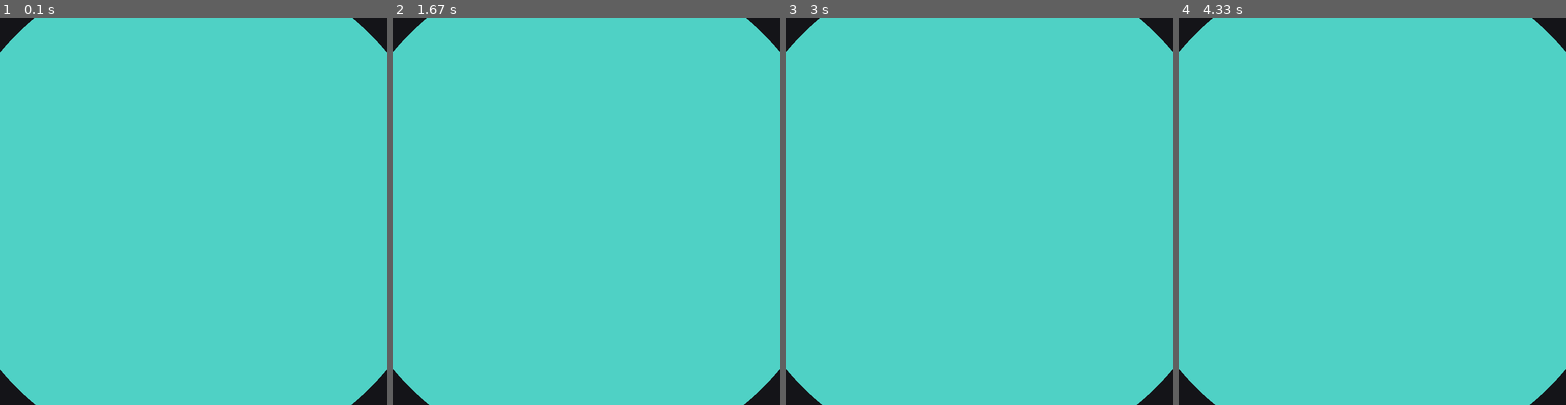
Above: before the commit, frames 1-4 (left to right).
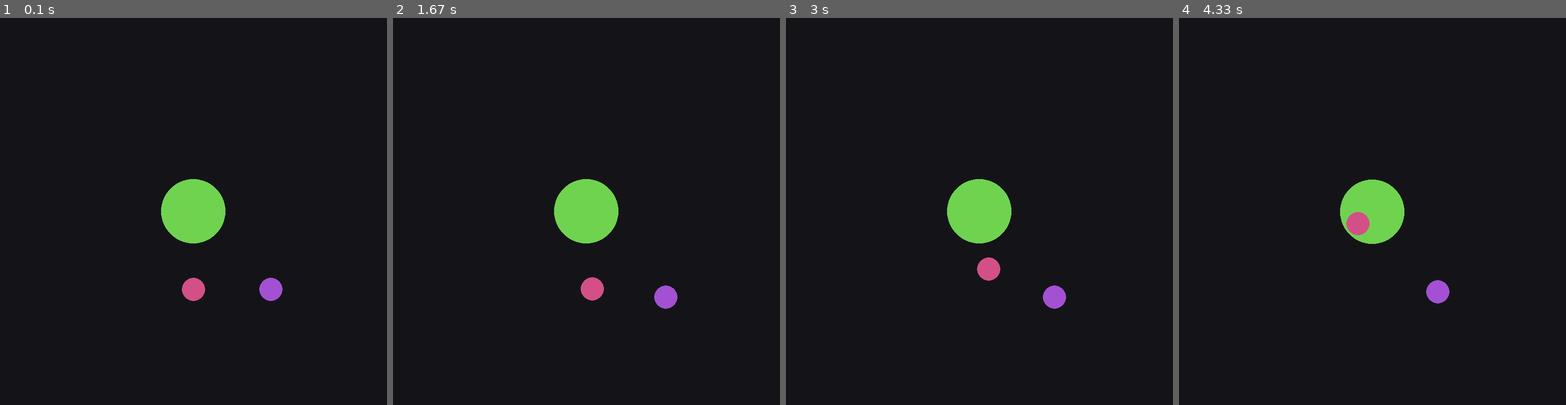
Above: after the commit, the same moments.

Repository: MatevzVidovic/pygame_renderer
Game: pygame game, started from src/3_n_body_problem/main.py
Two runs of this game, one before a commit and one after it. Both use one fixed random seed, a clock stepped at 60 frames per second and the inputs below.
Inputs:
- Up to frame 1 (0.1 s): no input
- Up to frame 2 (1.67 s): no input
- Up to frame 3 (3 s): no input
- Up to frame 4 (4.33 s): no input

The runs differ from the first frame. In frame 1, 98% of the frame differs, in the area x 0-100%, y 0-100%; in frame 2, 98%; in frame 3, 98%; in frame 4, 98%.

Commit message:
N body seems to work

Diff:
--- a/src/3_n_body_problem/main.py
+++ b/src/3_n_body_problem/main.py
@@ -2,18 +2,20 @@
 
 import numpy as np
 
-from core.renderer import Elipse, ObjectTree, Rect, Splat, VisualProgram, main
+from core.renderer import Elipse, ObjectTree, Rect, Splat, VisualProgram, HSV, main
 
 
 # NUM_OF_BALLS = 5
 BALL_RADIUS_FACTOR = 0.03
-# VISUAL_SCALING_AID = lambda m: 1 / np.log(m + 1) # doesnt work - makes large objects smaller than small objects
-VISUAL_SCALING_AID = lambda m: 1 - np.e ** (-m)
+# VISUAL_SCALING_AID = lambda m: - np.log(m) # doesnt work - makes large objects smaller than small objects
+# VISUAL_SCALING_AID = lambda m: 1 / np.e ** (-m)
+# VISUAL_SCALING_AID = lambda m: 1 / (1 - np.e ** (-(m)))
+VISUAL_SCALING_AID = lambda m: np.cbrt(m)
 # VISUAL_SCALING_AID = lambda m: 1
-FPS = 12
+FPS = 120
 
 SCREEN_SIZE = 800
-G = 0.001
+G = 0.0000001
 
 
 class NBodyProblem(VisualProgram):
@@ -22,17 +24,21 @@
             [
                 10000,
                 1,
+                1,
             ]
         )
+        self.masses_col_vec = self.masses.reshape(-1, 1)
         self.positions = np.array(
             [
                 [0.5, 0.5],
                 [0.7, 0.5],
+                [0.7, 0.7],
             ]
         )
         self.velocities = np.array(
             [
                 [0.0003, 0.0002],
+                [0.02, 0.01],
                 [0.02, 0.01],
             ]
         )
@@ -47,10 +53,14 @@
         # So we add an fn as a parameter that will help with visual scaling.
         # (To make that fn easier to construct, we suggest you follow the rule:
         # the smallest object we have has mass 1).
-        self.unit_coordinate_radiuses = [BALL_RADIUS_FACTOR * np.cbrt(m) * VISUAL_SCALING_AID(m) for m in self.masses]
-        self.balls = [Elipse(SCREEN_SIZE * 2 * r, (79, 209, 197)) for r in self.unit_coordinate_radiuses]
+        self.unit_coordinate_radiuses = [BALL_RADIUS_FACTOR * np.cbrt(VISUAL_SCALING_AID(m)) for m in self.masses]
+        # HSV(174, 0.62, 0.83)
+        self.balls = [
+            Elipse(SCREEN_SIZE * 2 * r, HSV(np.random.randint(359), 0.62, 0.83)) for r in self.unit_coordinate_radiuses
+        ]
 
     def step(self) -> None:
+        time_step = 1 / FPS
 
         forces = np.zeros_like(self.velocities)
         # print("start")
@@ -58,7 +68,7 @@
             directions = self.positions - self.positions[ix]
             distances = np.linalg.norm(directions, axis=1).reshape(-1, 1)
             unit_directions = directions / distances
-            forces_on_object = (G * self.masses * self.masses[ix] / (distances**2)) * unit_directions
+            forces_on_object = (G * self.masses_col_vec * self.masses[ix] / (distances**2)) * unit_directions
             # print(f"{forces_on_object=}")
             # forces_on_object = np.delete(forces_on_object, ix, axis=0)  # to remove the nan self-force
             forces[ix] = np.nansum(forces_on_object, axis=0)  # skips nan vals, including the bogus self-force
@@ -67,17 +77,23 @@
             # print(f"{unit_directions=}")
             # print(f"{forces_on_object=}")
         # print(forces)
-        accelerations = forces / self.masses
-        self.velocities += accelerations
+        accelerations = forces / self.masses_col_vec
+        self.velocities += accelerations * time_step
 
-        time_step = 1 / FPS
         self.positions += self.velocities * time_step
-
         for point, velocity, radius in zip(self.positions, self.velocities, self.unit_coordinate_radiuses):
-            if point[0] - radius < 0 or point[0] + radius > 1:
+            if point[0] - radius < 0:
                 velocity[0] *= -1
-            if point[1] - radius < 0 or point[1] + radius > 1:
+                point[0] = radius
+            if point[0] + radius > 1:
+                velocity[0] *= -1
+                point[0] = 1 - radius
+            if point[1] - radius < 0:
                 velocity[1] *= -1
+                point[1] = radius
+            if point[1] + radius > 1:
+                velocity[1] *= -1
+                point[1] = 1 - radius
 
     def get_object_tree(self) -> ObjectTree:
         screen_positions = self.positions * SCREEN_SIZE
